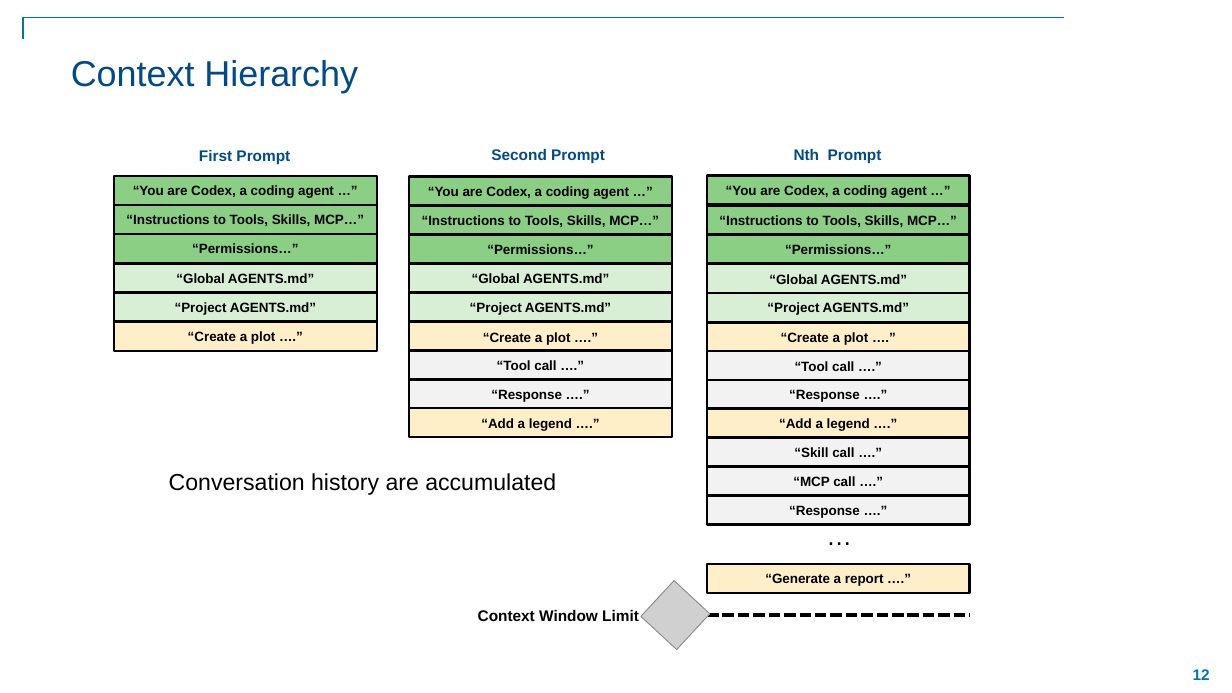
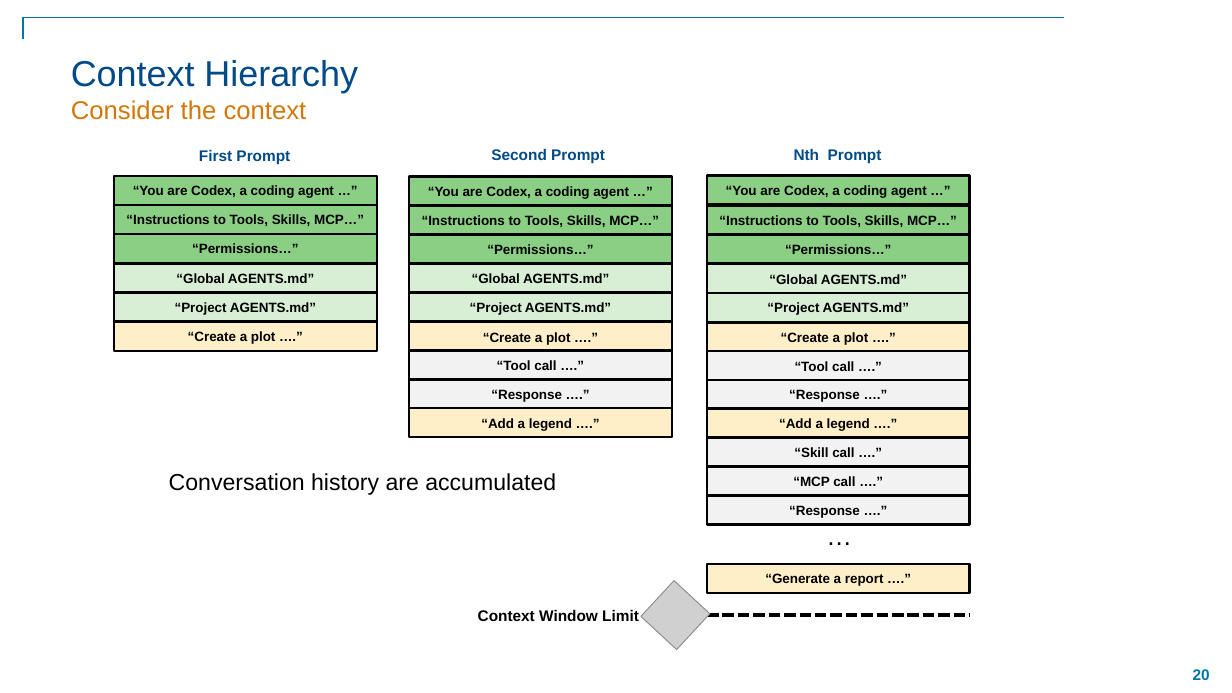
Before and after one commit to eoldewage/transform-your-workflows-with-agents, a slide deck: slide 20 of Transform Your Workflow with Agents in MATLAB.pptx (slide 12 before the commit). Drawn at 1232x693 pixels with LibreOffice and Linux fonts; fonts in the diff are those of the drawing; grey boxes stand for pictures; background and template pictures are left out. Boxes give left, top, right and bottom in pixels: in the first picture for what was removed or moved away, otherwise in the second. Text is boxed around its words. In the diff, an @@ line names an element or a change of style, - is before the commit and + after.

```diff
--- a/Transform Your Workflow with Agents in MATLAB.pptx
+++ b/Transform Your Workflow with Agents in MATLAB.pptx
@@ title at (71, 60, 358, 120): text changed; size 28 to 20 pt; text colour #004B87 to #D27809 @@
-Context Hierarchy
+Context Hierarchy
+Consider the context
@@ page number at (1193, 669, 1210, 680): text changed @@
-12
+20
```
Also in this commit, not shown: 6 other slides changed, 3 slides added.
